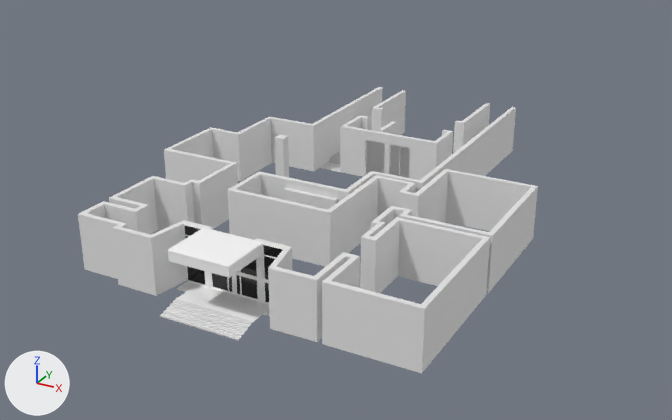
A saved change to the Blender file Kapitol_SIDE.blend.
Both versions are drawn from a 50 mm camera at (22.4, -28.4, 20.8) aimed at (-2.2, 16.2, -1.6). Every picture has the same lights, and +X, +Y and +Z are marked at lower left.
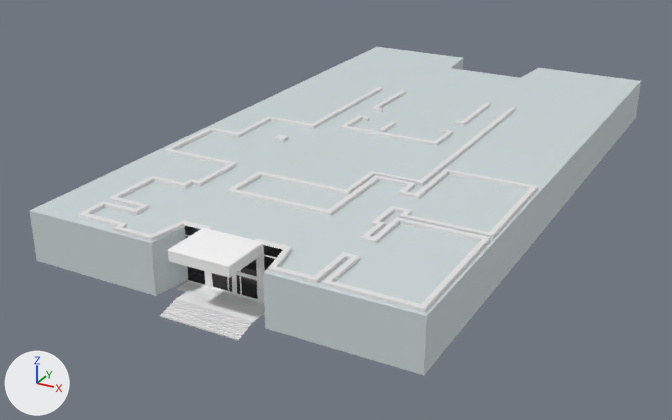
Commit message: merged SIDE with MAIN

What differs and where, as boxes [x1, y1, x2, y2] in the pictures (672 x 420 px):
'KAPITOL.001', shown: after [30, 47, 641, 375]
'Plane', unchanged, covered by the edit: before [78, 87, 538, 373]; after [78, 87, 538, 313]

The edits, one by one:
Object 'KAPITOL.001' (ob_kapitol_001) is now shown.
